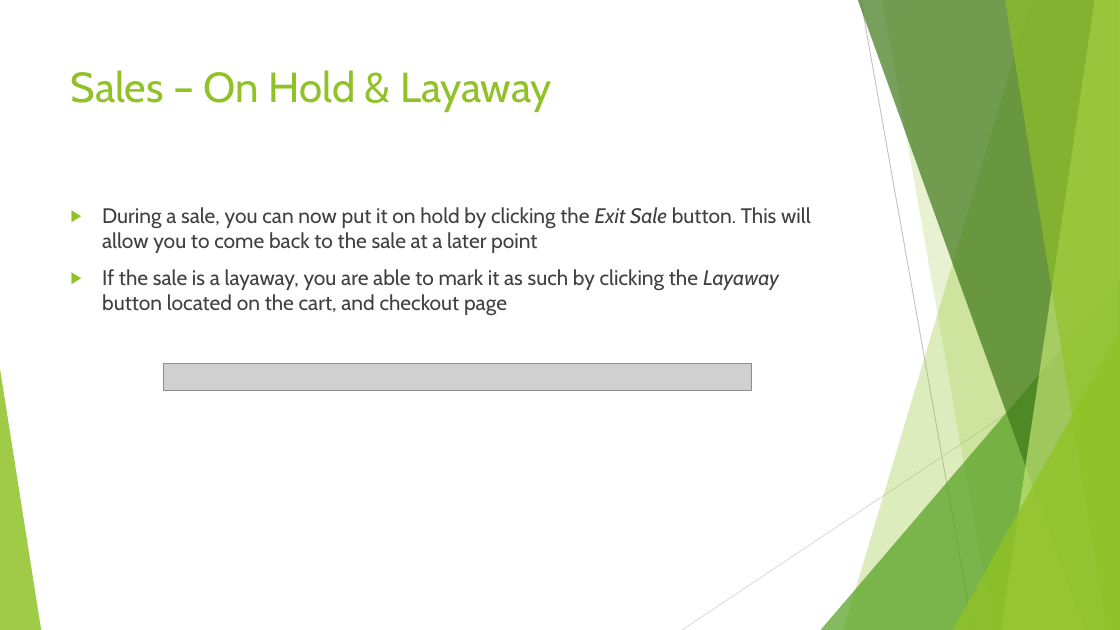
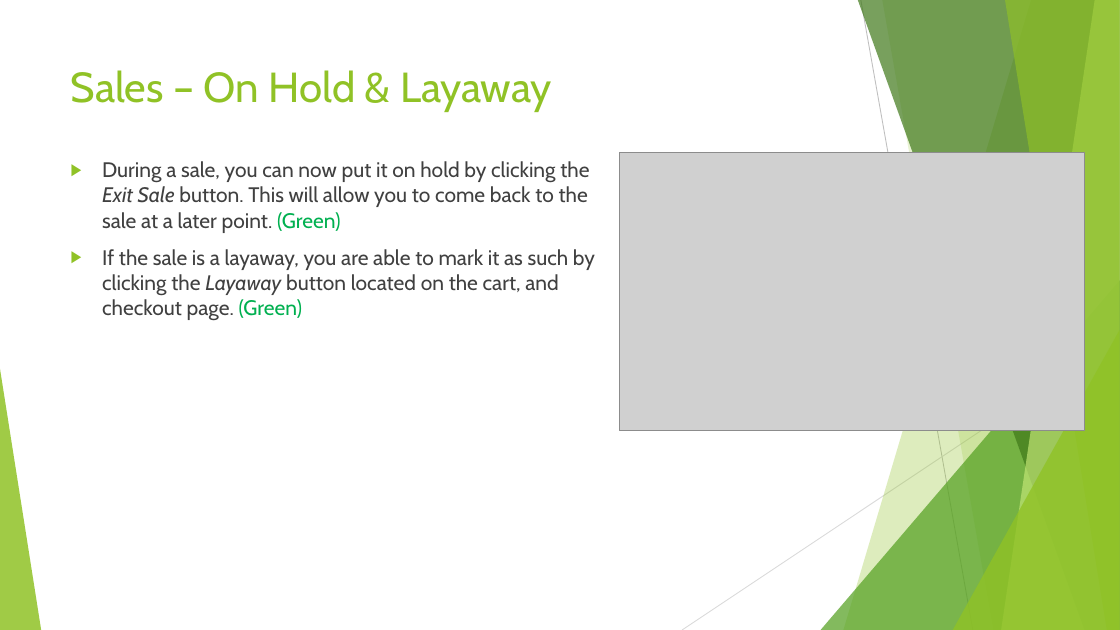
Before and after one commit to SweetSpotProShop/SweetSpot-Documentation, a slide deck: slide 5 of Release Powerpoints/V3.1.0.pptx (slide 3 before the commit). Drawn at 1120x630 pixels with LibreOffice and Linux fonts; fonts in the diff are those of the drawing; grey boxes stand for pictures. Boxes give left, top, right and bottom in pixels: in the first picture for what was removed or moved away, otherwise in the second. Text is boxed around its words. In the diff, an @@ line names an element or a change of style, - is before the commit and + after.

Commit message:
V3.1.0 - PowerPoint updated
-Updated the powerpoint for V3.1.0
-Temp Screenshots added

```diff
--- a/Release Powerpoints/V3.1.0.pptx
+++ b/Release Powerpoints/V3.1.0.pptx
@@ text at (x1=102, y1=161, x2=595, y2=321): text changed @@
-▶ During a sale, you can now put it on hold by clicking the Exit Sale button. This will allow you to come back to the sale at a later point
-▶ If the sale is a layaway, you are able to mark it as such by clicking the Layaway button located on the cart, and checkout page
+▶ During a sale, you can now put it on hold by clicking the Exit Sale button. This will allow you to come back to the sale at a later point. (Green)
+▶ If the sale is a layaway, you are able to mark it as such by clicking the Layaway button located on the cart, and checkout page. (Green)
@@ picture added at (x1=619, y1=153, x2=1085, y2=431) @@
@@ picture removed at (x1=163, y1=363, x2=751, y2=390) @@
```
Also in this commit, not shown: 6 other slides changed, 5 slides added, 4 slides removed, 9 other files.
